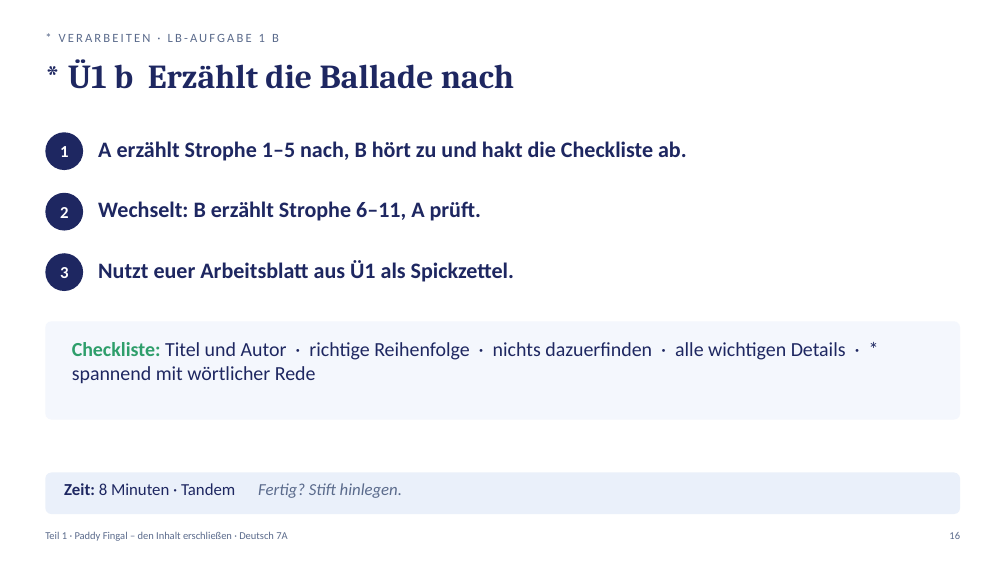
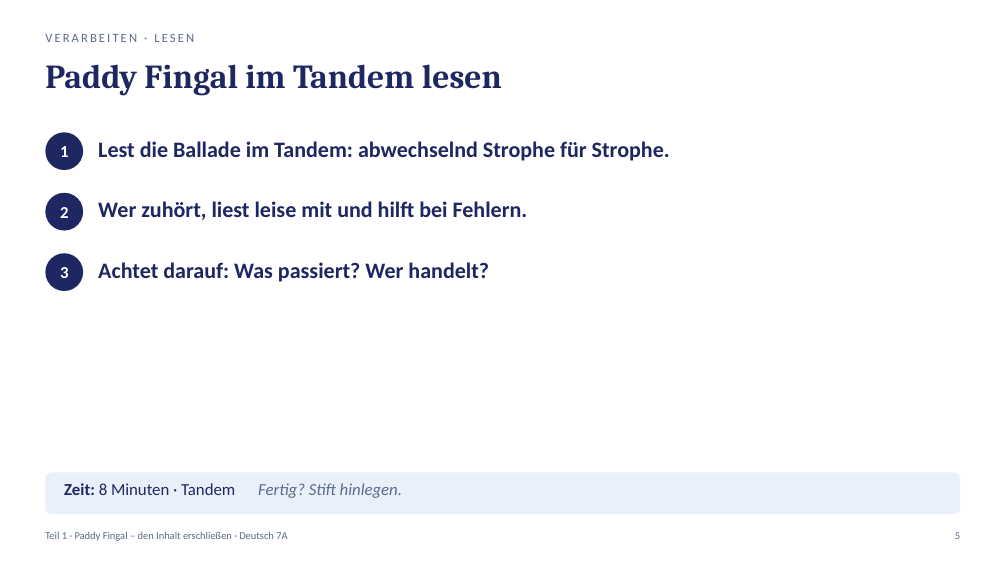
Before and after one commit to golzkonstantin-gif/Schule, a slide deck: slide 5 of Deutsch_7A/Balladen/Woche2/Mittwoch_04-11_Deutsch_7A.pptx (slide 16 before the commit). Drawn at 1008x567 pixels with LibreOffice and Linux fonts; fonts in the diff are those of the drawing. Boxes give left, top, right and bottom in pixels: in the first picture for what was removed or moved away, otherwise in the second. Text is boxed around its words. In the diff, an @@ line names an element or a change of style, - is before the commit and + after.

```diff
--- a/Deutsch_7A/Balladen/Woche2/Mittwoch_04-11_Deutsch_7A.pptx
+++ b/Deutsch_7A/Balladen/Woche2/Mittwoch_04-11_Deutsch_7A.pptx
@@ text at bbox=[45, 34, 194, 42]: text changed @@
-* VERARBEITEN · LB-AUFGABE 1 B
+VERARBEITEN · LESEN
@@ text at bbox=[45, 64, 502, 96]: text changed @@
-* Ü1 b Erzählt die Ballade nach
+Paddy Fingal im Tandem lesen
@@ text at bbox=[98, 141, 670, 161]: text changed @@
-A erzählt Strophe 1–5 nach, B hört zu und hakt die Checkliste ab.
+Lest die Ballade im Tandem: abwechselnd Strophe für Strophe.
@@ text at bbox=[98, 201, 528, 220]: text changed @@
-Wechselt: B erzählt Strophe 6–11, A prüft.
+Wer zuhört, liest leise mit und hilft bei Fehlern.
@@ text at bbox=[98, 262, 489, 282]: text changed @@
-Nutzt euer Arbeitsblatt aus Ü1 als Spickzettel.
+Achtet darauf: Was passiert? Wer handelt?
@@ rounded rectangle removed at bbox=[45, 321, 960, 420] @@
@@ text removed at bbox=[72, 342, 846, 384] @@
-Checkliste: Titel und Autor · richtige Reihenfolge · nichts dazuerfinden · alle wichtigen Details · * spannend mit wörtlicher Rede
@@ text at bbox=[955, 532, 960, 539]: text changed @@
-16
+5
```
Also in this commit, not shown: 25 other slides changed, 4 slides added, 2 slides removed, 24 other files.
